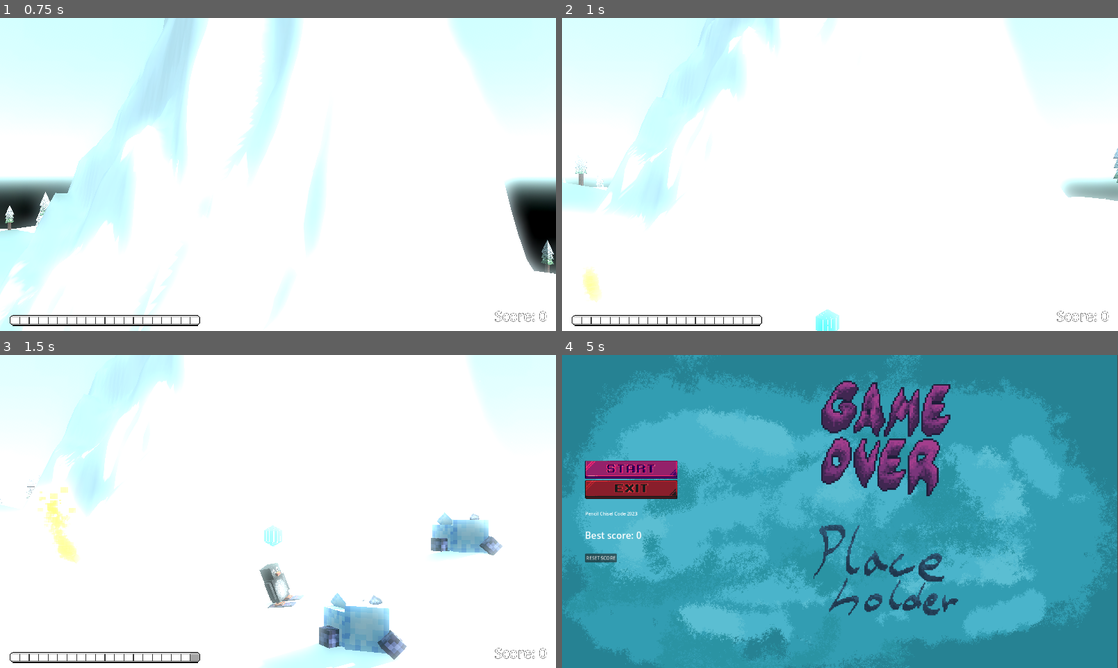
Above: before the commit, frames 1-4 (two rows, left to right).
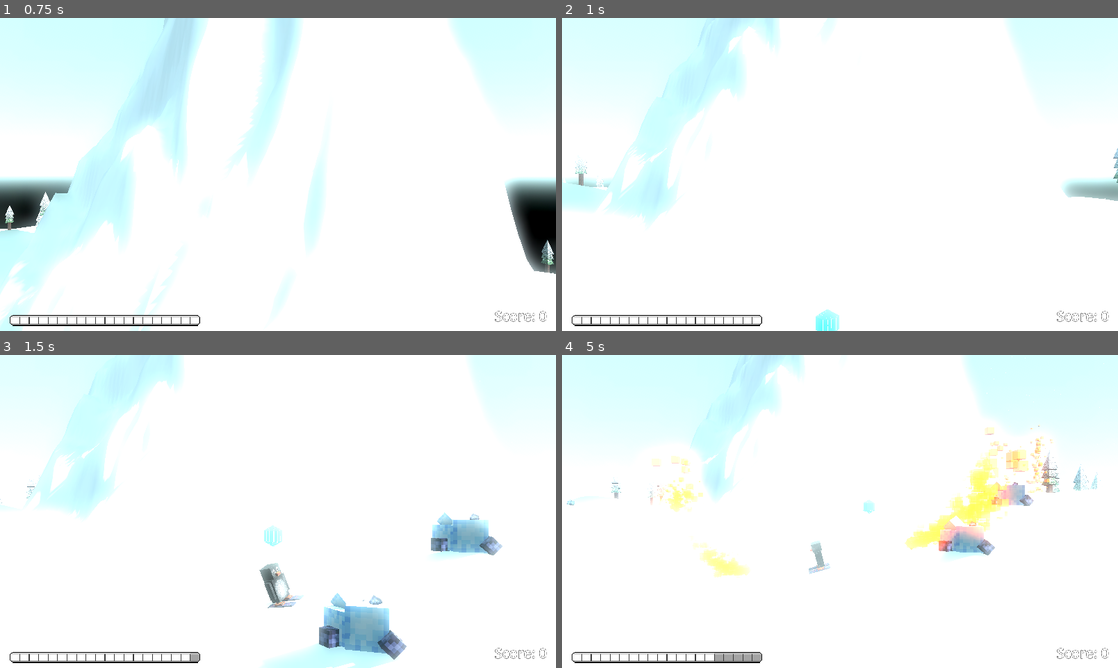
Above: after the commit, the same moments.

Repository: CodingBigTime/pencil-chisel-code-2023
Game: Godot game, scene res://scenes/ui/main_menu.tscn
Two runs of this game, one before a commit and one after it. Both use one fixed random seed, a clock stepped at 60 frames per second and the inputs below.
Inputs (mouse positions are in pixels of both pictures, inside the frame that each line leads up to):
- Up to frame 1 (0.75 s): click (66, 133) at 0.5 s
- Up to frame 2 (1 s): no input
- Up to frame 3 (1.5 s): hold D (right) from 1.28 s (still down); tap Space (boost) at 1.35 s
- Up to frame 4 (5 s): release D (right) at 2.03 s; hold A (left) 2.03-2.78 s; tap Space (boost) every 0.75 s from 2.1 to 4.35 s; hold D (right) 2.78-4.28 s; hold A (left) from 4.28 s (still down)

Frame 1 is identical in both runs. In frame 2, 0.2% of the frame differs, in the area x 3-7%, y 79-91%; in frame 3, 1.1%; in frame 4, 100%, in the area x 0-100%, y 0-100%.

Commit message:
Add periodic enemy spawning

Diff:
--- /dev/null
+++ b/scenes/enemies.gd
@@ -0,0 +1,44 @@
+extends Node3D
+
+signal enemy_killed_signal
+
+@export var despawn_distance: int = 80
+@export var enemy_number_cap: int = 10
+
+var player_position: Vector3 = Vector3(0, 0, 0)
+@onready var enemy_resource: PackedScene = preload("res://actors/enemy.tscn")
+
+
+func num_enemies() -> int:
+	print(get_child_count())
+	return get_child_count()
+
+
+func spawn_enemy(point: Vector3) -> void:
+	if num_enemies() > enemy_number_cap:
+		return
+	# raycast cast down to find the ground
+	var raycast = RayCast3D.new()
+	add_child(raycast)
+	raycast.position = player_position + point
+	raycast.target_position = Vector3(0, -100, 0)
+	raycast.force_raycast_update()
+	if raycast.is_colliding():
+		# var spawn_point = raycast.get_collision_point()
+		var enemy = enemy_resource.instantiate()
+		enemy.position = player_position + point
+		add_child(enemy)
+	remove_child(raycast)
+
+
+func update_player_position(pos: Vector3) -> void:
+	player_position = pos
+
+
+func _process(_delta: float) -> void:
+	for child in get_children():
+		if child.is_in_group("enemy"):
+			var enemy = child as Enemy
+			if enemy.position.distance_to(player_position) > 80:
+				remove_child(enemy)
+				enemy.queue_free()
--- a/scenes/main.gd
+++ b/scenes/main.gd
@@ -7,6 +7,7 @@
 	$player.boost_count_changed.connect($main_ui/AspectRatioContainer/boost_bar.update_value)
 	$player.boost_count_changed.emit($player.boost_count)
 	$player.increase_score_signal.connect($main_ui/AspectRatioContainer2/score_label.increase_score)
+	$player.player_position_changed.connect($enemies.update_player_position)
 	$glaciers.enemy_killed_signal.connect($player.increase_score)
 	$AudioStreamPlayer3D.play()
 
--- a/scenes/main.tscn
+++ b/scenes/main.tscn
@@ -6,13 +6,13 @@
 [ext_resource type="PackedScene" uid="uid://bmqcocleh68ms" path="res://objects/spawners/spawner.tscn" id="3_xi66a"]
 [ext_resource type="PackedScene" uid="uid://b54oqd74o7jyk" path="res://assets/map7.glb" id="4_4337f"]
 [ext_resource type="Script" path="res://objects/spawners/periodic_spawner.gd" id="4_b5dko"]
-[ext_resource type="PackedScene" uid="uid://dn1acga816cwk" path="res://actors/enemy.tscn" id="4_g7cr1"]
 [ext_resource type="PackedScene" uid="uid://cn6lce1nym2nc" path="res://scenes/ui/main_ui.tscn" id="5_hp1v1"]
 [ext_resource type="PackedScene" uid="uid://0e5lvk8aogo1" path="res://assets/tower.gltf" id="8_he10b"]
 [ext_resource type="Texture2D" uid="uid://ch1urjux36k1l" path="res://assets/eye.png" id="9_oe0qq"]
 [ext_resource type="AudioStream" uid="uid://dmf3b3ra84idr" path="res://assets/sfx/bgm.mp3" id="10_alopi"]
 [ext_resource type="Script" path="res://scenes/trees.gd" id="12_yu1yo"]
 [ext_resource type="Script" path="res://objects/spawners/instant_spawner.gd" id="13_qygkj"]
+[ext_resource type="Script" path="res://scenes/enemies.gd" id="14_3dv4x"]
 [ext_resource type="Script" path="res://scenes/glaciers.gd" id="14_7bx01"]
 [ext_resource type="PackedScene" uid="uid://diwkcvyk3e2v2" path="res://objects/boost.tscn" id="15_j0yn8"]
 
@@ -89,11 +89,15 @@
 starting_boost_count = 20
 
 [node name="spawners" type="Node3D" parent="player"]
-transform = Transform3D(1, -1.25397e-09, 3.49246e-10, 3.41061e-13, 1, 0, 0, 6.40284e-10, 1, -51.9589, 8.24054, -5.68837)
+transform = Transform3D(1, -1.25397e-09, 3.49246e-10, 3.41061e-13, 1, 0, 0, 6.40284e-10, 1, 0, 0, 0)
 script = SubResource("GDScript_1wg7g")
 
-[node name="spawner" parent="player/spawners" instance=ExtResource("3_xi66a")]
+[node name="enemy_spawner" parent="player/spawners" instance=ExtResource("3_xi66a")]
 script = ExtResource("4_b5dko")
+spawn_period = 0.1
+min_distance = 30.0
+max_distance = 60.0
+height = 20.0
 
 [node name="Camera3D" type="Camera3D" parent="."]
 transform = Transform3D(1, 7.25549e-10, 1.07102e-08, 2.33399e-10, 1, 1.22236e-08, 0, -4.07454e-10, 1, -0.874826, 26.6851, -0.0629961)
@@ -166,11 +170,12 @@
 min_distance = 40.0
 max_distance = 160.0
 
-[node name="Enemy" parent="." instance=ExtResource("4_g7cr1")]
-transform = Transform3D(1, 2.70575e-09, -2.67755e-09, 3.41061e-13, 1, 0, 0, -1.33878e-09, 1, 34.9418, -14.1823, 18.9793)
+[node name="enemies" type="Node3D" parent="."]
+script = ExtResource("14_3dv4x")
 
 [node name="boost" parent="." instance=ExtResource("15_j0yn8")]
 transform = Transform3D(1, 5.76532e-10, 2.49698e-11, -2.23539e-11, 1, -1.24232e-11, 1.1314e-11, -2.96551e-10, 1, 45.4869, -13.4737, 5.33563)
 
+[connection signal="spawn" from="player/spawners/enemy_spawner" to="enemies" method="spawn_enemy"]
 [connection signal="spawn" from="tree_spawner" to="trees" method="spawn_tree"]
 [connection signal="spawn" from="glacier_spawner" to="glaciers" method="spawn_glacier"]
